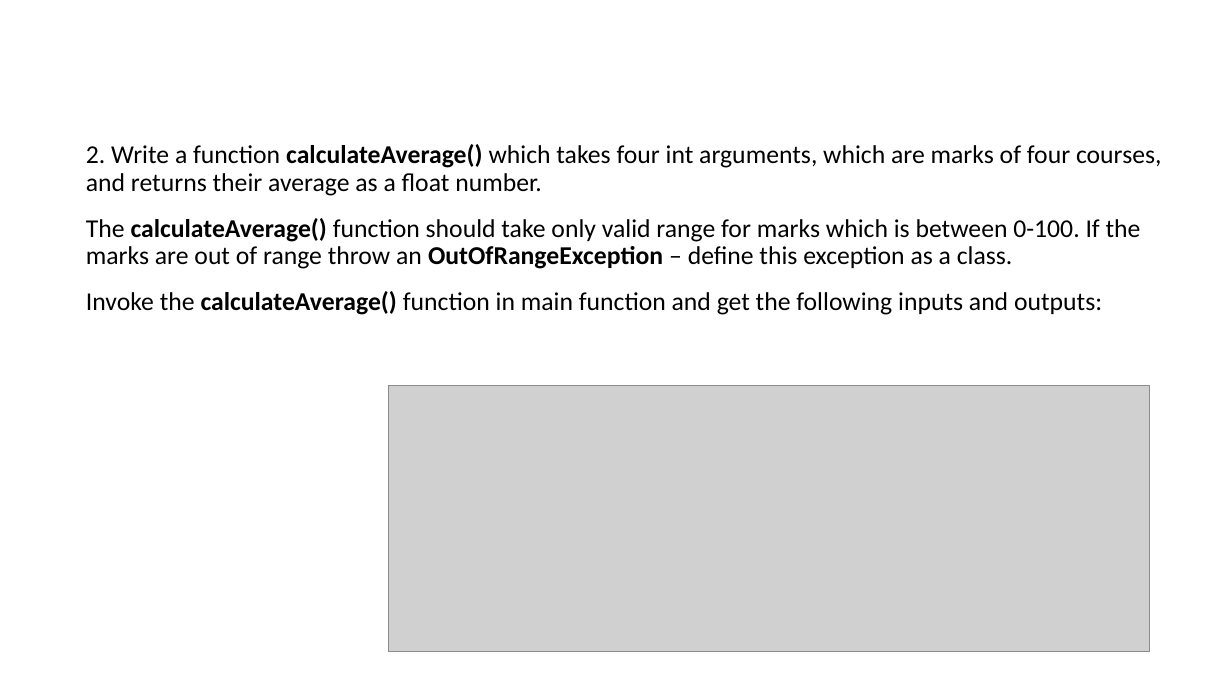
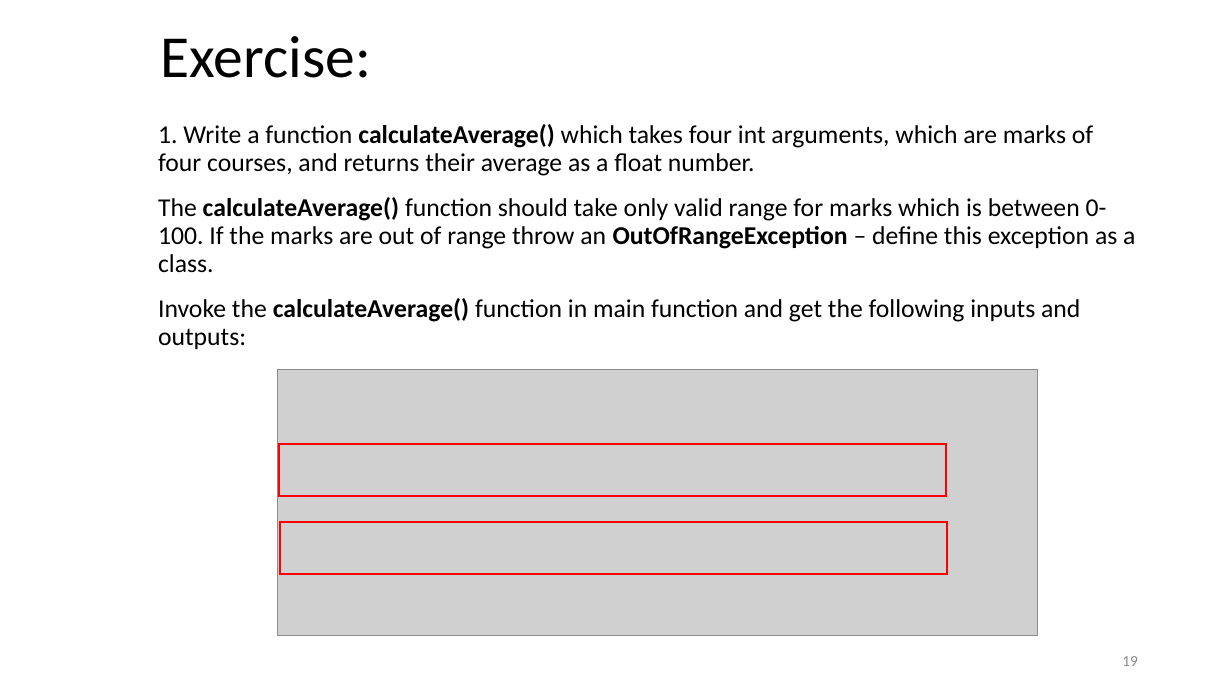
Before and after one commit to ShiqiYu/CPP, a slide deck: slide 19 of week14/Lab14.pptx (slide 20 before the commit). Drawn at 1232x693 pixels with LibreOffice and Linux fonts; fonts in the diff are those of the drawing; grey boxes stand for pictures; background and template pictures are left out. Boxes give left, top, right and bottom in pixels: in the first picture for what was removed or moved away, otherwise in the second. Text is boxed around its words. In the diff, an @@ line names an element or a change of style, - is before the commit and + after.

```diff
--- a/week14/Lab14.pptx
+++ b/week14/Lab14.pptx
@@ title added at (x1=161, y1=36, x2=371, y2=78), 46.4 pt, text #000000 @@
+Exercise:
@@ text "1. Write a function calculateAverage() ..." moved from (x1=86, y1=144, x2=1162, y2=315) to (x1=158, y1=124, x2=1135, y2=349) @@
@@ text at (x1=158, y1=124, x2=1093, y2=176): text changed @@
-  2. Write a function calculateAverage() which takes four int arguments, which are marks of four courses, and returns their average as a float number.
+  1. Write a function calculateAverage() which takes four int arguments, which are marks of four courses, and returns their average as a float number.
@@ picture moved from (x1=389, y1=385, x2=1150, y2=652) to (x1=277, y1=369, x2=1038, y2=635) @@
@@ rectangle added at (x1=279, y1=444, x2=946, y2=495), outline #FF0000 1.5 pt @@
@@ rectangle added at (x1=280, y1=522, x2=947, y2=574), outline #FF0000 1.5 pt @@
@@ page number added at (x1=1122, y1=656, x2=1138, y2=666), 12 pt, text #8C8C8C @@
+19
```
Also in this commit, not shown: 17 other slides changed, 3 slides added, 2 slides removed, 3 other files.
